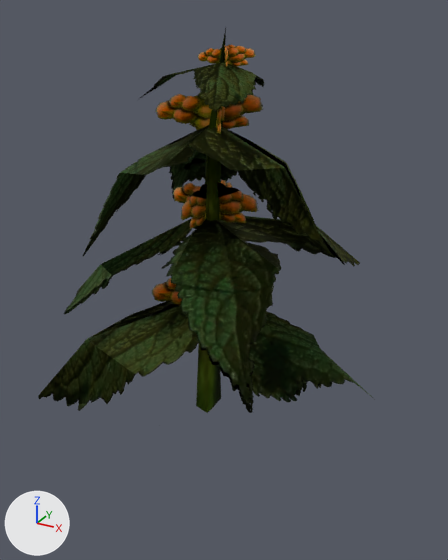
What one commit did to the glTF model assets/models/ITPL_DEX_HERB_01.glb.
Both versions are drawn from a 50 mm camera at (0.372, -0.63, 0.441) aimed at (0.027, -0.004, 0.128). The axes (+X, +Y, +Z) are drawn at lower left. The lights are the same throughout. Vertices at the same position are counted once.
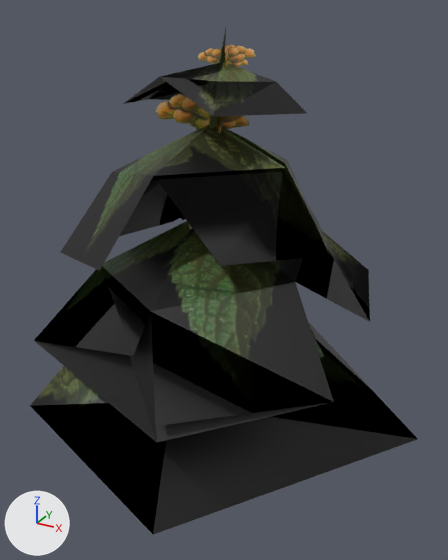
Boxes [x1, y1, x2, y2] around the edits, measured in the pictures (448 x 560 px; the box of a moved part takes in the faces that stretch with it):
'Mesh', surface changed
    both: [30, 34, 418, 535]
part 1 of me_mesh, moved or reshaped
    before: [86, 69, 360, 377]
    after: [113, 77, 370, 402]

Edits to the bpy script that builds the scene:
```text
Add img_nw_nature_berry_03_1:
    img_nw_nature_berry_03_1 = load_image('NW_Nature_Berry_03', '_unpacked/NW_Nature_Berry_03', 256, 128, 'sRGB')
Change mat_km_nature_leaves_01:
    where n0 = _N.new('ShaderNodeBsdfPrincipled'); n0.name = 'Principled BSDF'
    remove n0.inputs[1].default_value = 1.0  # 'Metallic'
    remove n0.inputs[2].default_value = 1.0  # 'Roughness'
    remove n2 = _N.new('ShaderNodeMath'); n2.name = 'Math'
    remove n2.operation = 'SUBTRACT'
    remove n2.inputs[0].default_value = 1.0  # 'Value'
    remove n3 = _N.new('ShaderNodeMath'); n3.name = 'Math.001'
    remove n3.operation = 'LESS_THAN'
    remove _L.new(n2.outputs[0], n0.inputs[4])  # 'Value' to 'Alpha'
    remove _L.new(n3.outputs[0], n2.inputs[1])  # 'Value' to 'Value'
    where n4 = _N.new('ShaderNodeTexImage'); n4.name = 'Image Texture'
    remove _L.new(n4.outputs[1], n3.inputs[0])  # 'Alpha' to 'Value'
Change mat_nw_nature_berry_03:
    where n0 = _N.new('ShaderNodeBsdfPrincipled'); n0.name = 'Principled BSDF'
    remove n0.inputs[1].default_value = 1.0  # 'Metallic'
    remove n0.inputs[2].default_value = 1.0  # 'Roughness'
    where n4 = _N.new('ShaderNodeTexImage'); n4.name = 'Image Texture'
    n4.image: img_nw_nature_berry_03 -> img_nw_nature_berry_03_1
Change me_mesh:
    where me_mesh.from_pydata(...)  # 91 vertices, 98 faces; spans x -0.216..0.28, y -0.24..0.286, z -0.07..0.423
    used by ob_mesh; location = (0.0, 0.0, 0.0)
    me_mesh part 1
    22 faces are deleted
    19 new faces join them, mat_km_nature_leaves_01 (picture img_km_nature_leaves_01)
    3 new faces join them, mat_nw_nature_berry_03
    me_mesh part 2: the surface is now shaded flat
```
